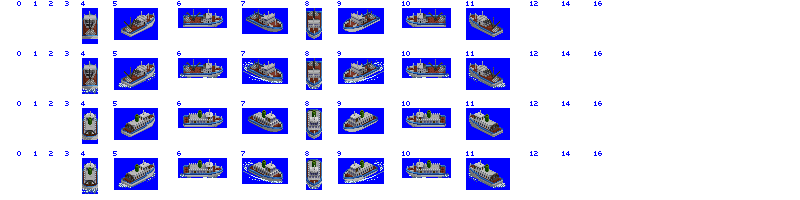
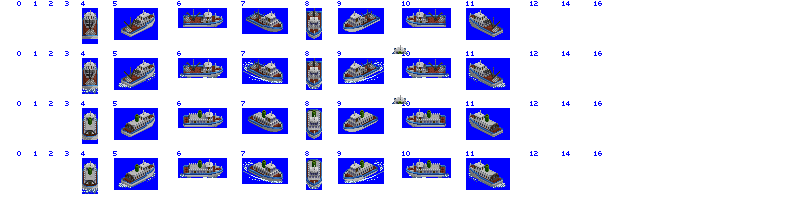
Layered file, before and after one edit (800×200). Changes by layer:
painted on "fishboat" over box(84, 9, 485, 104)
